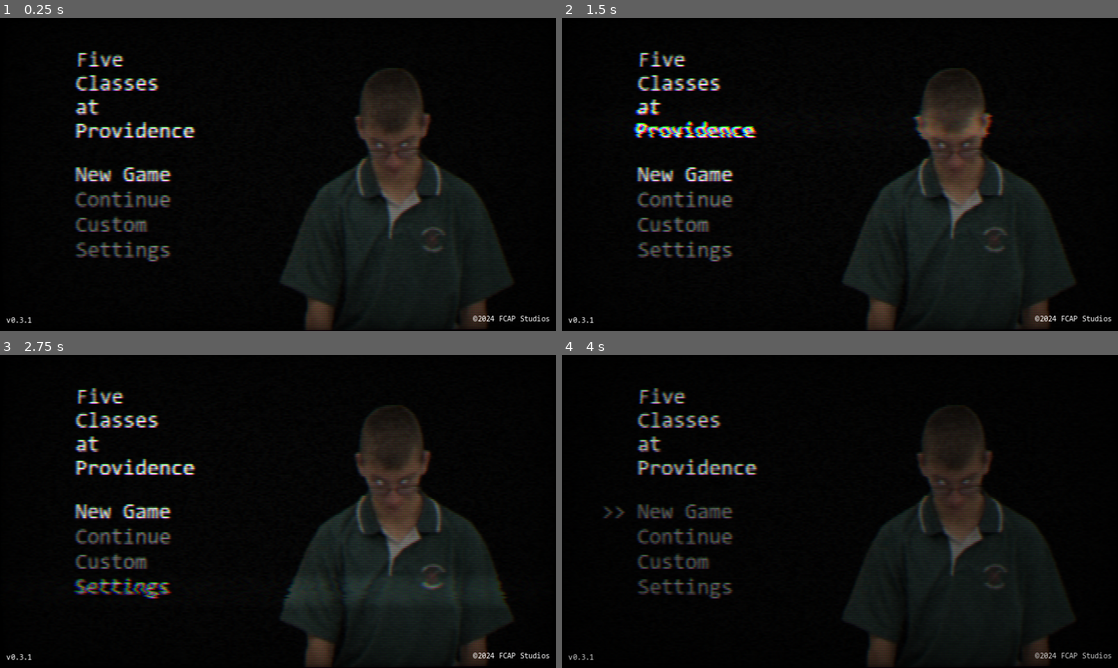
Above: before the commit, frames 1-4 (two rows, left to right).
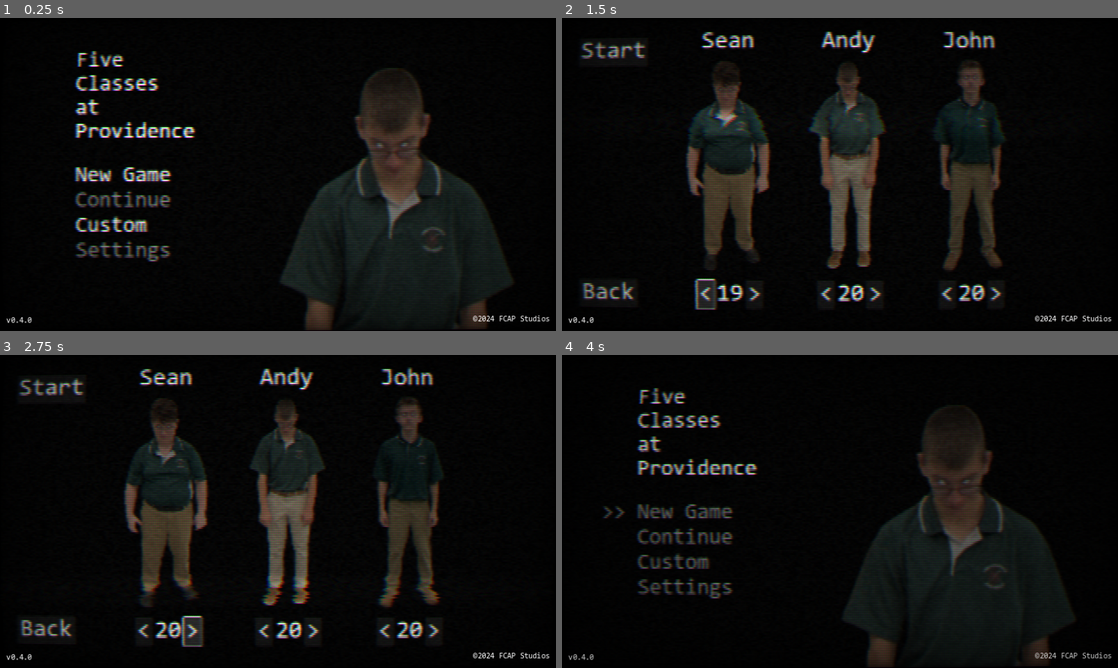
Above: after the commit, the same moments.

Repository: NMedvesky/fcap
Game: Godot game, scene res://scenes/main_menu.tscn
Same seed, same stepped clock (60 frames per second), same inputs: the game is played once before the commit and once after it.
Inputs (mouse positions are in pixels of both pictures, inside the frame that each line leads up to):
- Up to frame 1 (0.25 s): no input
- Up to frame 2 (1.5 s): click (684, 227) at 0.5 s, where only the run after the commit has a clickable "Custom"; click (706, 293) at 1.25 s, where only the run after the commit has a clickable "<"
- Up to frame 3 (2.75 s): click (194, 630) at 2 s, where only the run after the commit has a clickable ">"
- Up to frame 4 (4 s): click (606, 630) at 2.75 s, where only the run after the commit has a clickable "Back"; click "New Game" at 3.5 s

The runs differ from the first frame. In frame 1, 0.4% of the frame differs, in the area x 3-27%, y 63-98%; in frame 2, 29%; in frame 3, 30%, in the area x 3-93%, y 3-100%; in frame 4, less than 0.1%.

Commit message:
Added custom class mode

Diff:
--- a/project.godot
+++ b/project.godot
@@ -11,7 +11,7 @@
 [application]
 
 config/name="Five Classes at Providence"
-config/version="0.3.1"
+config/version="0.4.0"
 run/main_scene="res://scenes/main_menu.tscn"
 config/features=PackedStringArray("4.3", "GL Compatibility")
 run/max_fps=60
--- a/scenes/main_menu.tscn
+++ b/scenes/main_menu.tscn
@@ -1,10 +1,12 @@
-[gd_scene load_steps=11 format=3 uid="uid://cxhritgu733yp"]
+[gd_scene load_steps=13 format=3 uid="uid://cxhritgu733yp"]
 
 [ext_resource type="Script" path="res://scripts/main_menu.gd" id="1_egnvw"]
 [ext_resource type="Texture2D" uid="uid://fhwgvg6yel0e" path="res://assets/andy.png" id="2_vd2sy"]
 [ext_resource type="Texture2D" uid="uid://daysfys1j15is" path="res://assets/andy3.png" id="3_1nenl"]
 [ext_resource type="Shader" path="res://static_shader.gdshader" id="3_4vg7o"]
 [ext_resource type="Texture2D" uid="uid://dguimrjyk1tkc" path="res://assets/andy2.png" id="4_svbk6"]
+[ext_resource type="Texture2D" uid="uid://d2ywt8gvu5dy" path="res://assets/sean.png" id="5_kewlq"]
+[ext_resource type="Texture2D" uid="uid://ci55a6guqfakm" path="res://assets/john.png" id="6_adb2b"]
 [ext_resource type="FontFile" uid="uid://bbukuelexghp0" path="res://assets/Volter.ttf" id="6_axw02"]
 
 [sub_resource type="SpriteFrames" id="SpriteFrames_sdrxs"]
@@ -73,6 +75,7 @@
 texture = ExtResource("2_vd2sy")
 
 [node name="Title" type="Label" parent="Control"]
+unique_name_in_owner = true
 material = SubResource("ShaderMaterial_cunw1")
 layout_mode = 0
 offset_left = 157.0
@@ -85,7 +88,8 @@
 at
 Providence"
 
-[node name="VBoxContainer" type="VBoxContainer" parent="Control"]
+[node name="v_buttons" type="VBoxContainer" parent="Control"]
+unique_name_in_owner = true
 layout_mode = 0
 offset_left = 83.0
 offset_top = 304.0
@@ -93,7 +97,7 @@
 offset_bottom = 503.0
 theme_override_constants/separation = 5
 
-[node name="new_game" type="Button" parent="Control/VBoxContainer"]
+[node name="new_game" type="Button" parent="Control/v_buttons"]
 unique_name_in_owner = true
 layout_mode = 2
 theme_override_colors/font_hover_color = Color(1, 1, 1, 1)
@@ -112,7 +116,7 @@
 text = "   New Game"
 alignment = 0
 
-[node name="continue_game" type="Button" parent="Control/VBoxContainer"]
+[node name="continue_game" type="Button" parent="Control/v_buttons"]
 unique_name_in_owner = true
 layout_mode = 2
 theme_override_colors/font_hover_color = Color(1, 1, 1, 1)
@@ -132,7 +136,7 @@
 text = "   Continue"
 alignment = 0
 
-[node name="custom_game" type="Button" parent="Control/VBoxContainer"]
+[node name="custom_game" type="Button" parent="Control/v_buttons"]
 unique_name_in_owner = true
 layout_mode = 2
 theme_override_colors/font_hover_color = Color(1, 1, 1, 1)
@@ -148,11 +152,10 @@
 theme_override_styles/pressed = SubResource("StyleBoxEmpty_rmvww")
 theme_override_styles/normal_mirrored = SubResource("StyleBoxEmpty_rmvww")
 theme_override_styles/normal = SubResource("StyleBoxEmpty_rmvww")
-disabled = true
 text = "   Custom"
 alignment = 0
 
-[node name="settings" type="Button" parent="Control/VBoxContainer"]
+[node name="settings" type="Button" parent="Control/v_buttons"]
 unique_name_in_owner = true
 layout_mode = 2
 theme_override_colors/font_hover_color = Color(1, 1, 1, 1)
@@ -172,6 +175,173 @@
 text = "   Settings"
 alignment = 0
 
+[node name="CustomGameMenu" type="Control" parent="Control"]
+unique_name_in_owner = true
+visible = false
+anchors_preset = 0
+offset_right = 40.0
+offset_bottom = 40.0
+
+[node name="HBoxContainer" type="HBoxContainer" parent="Control/CustomGameMenu"]
+layout_mode = 1
+anchors_preset = 15
+anchor_right = 1.0
+anchor_bottom = 1.0
+offset_left = 576.0
+offset_top = 324.0
+offset_right = 576.0
+offset_bottom = 324.0
+grow_horizontal = 2
+grow_vertical = 2
+theme_override_constants/separation = 250
+
+[node name="Sean" type="Control" parent="Control/CustomGameMenu/HBoxContainer"]
+layout_mode = 2
+
+[node name="StudentName" type="Label" parent="Control/CustomGameMenu/HBoxContainer/Sean"]
+layout_mode = 0
+offset_left = -57.0
+offset_top = -300.0
+offset_right = 53.0
+offset_bottom = -249.0
+theme_override_font_sizes/font_size = 50
+text = "Sean"
+
+[node name="Sean" type="Sprite2D" parent="Control/CustomGameMenu/HBoxContainer/Sean"]
+modulate = Color(1, 1, 1, 0.345098)
+position = Vector2(0, -18)
+scale = Vector2(0.815218, 0.815218)
+texture = ExtResource("5_kewlq")
+
+[node name="HBoxContainer" type="HBoxContainer" parent="Control/CustomGameMenu/HBoxContainer/Sean"]
+layout_mode = 0
+offset_left = -66.0
+offset_top = 219.0
+offset_right = 69.0
+offset_bottom = 278.0
+theme_override_constants/separation = 5
+
+[node name="Decrease" type="Button" parent="Control/CustomGameMenu/HBoxContainer/Sean/HBoxContainer"]
+layout_mode = 2
+theme_override_font_sizes/font_size = 50
+text = "<"
+
+[node name="SeanLevel" type="Label" parent="Control/CustomGameMenu/HBoxContainer/Sean/HBoxContainer"]
+unique_name_in_owner = true
+layout_mode = 2
+theme_override_font_sizes/font_size = 50
+text = "20"
+horizontal_alignment = 1
+
+[node name="Increase" type="Button" parent="Control/CustomGameMenu/HBoxContainer/Sean/HBoxContainer"]
+layout_mode = 2
+theme_override_font_sizes/font_size = 50
+text = ">"
+
+[node name="Andy" type="Control" parent="Control/CustomGameMenu/HBoxContainer"]
+layout_mode = 2
+
+[node name="StudentName" type="Label" parent="Control/CustomGameMenu/HBoxContainer/Andy"]
+layout_mode = 0
+offset_left = -57.0
+offset_top = -300.0
+offset_right = 53.0
+offset_bottom = -249.0
+theme_override_font_sizes/font_size = 50
+text = "Andy"
+
+[node name="Andy2" type="Sprite2D" parent="Control/CustomGameMenu/HBoxContainer/Andy"]
+modulate = Color(1, 1, 1, 0.345098)
+position = Vector2(0, -18)
+scale = Vector2(0.815218, 0.815218)
+texture = ExtResource("2_vd2sy")
+
+[node name="HBoxContainer" type="HBoxContainer" parent="Control/CustomGameMenu/HBoxContainer/Andy"]
+layout_mode = 0
+offset_left = -66.0
+offset_top = 219.0
+offset_right = 69.0
+offset_bottom = 278.0
+theme_override_constants/separation = 5
+
+[node name="Decrease" type="Button" parent="Control/CustomGameMenu/HBoxContainer/Andy/HBoxContainer"]
+layout_mode = 2
+theme_override_font_sizes/font_size = 50
+text = "<"
+
+[node name="AndyLevel" type="Label" parent="Control/CustomGameMenu/HBoxContainer/Andy/HBoxContainer"]
+unique_name_in_owner = true
+layout_mode = 2
+theme_override_font_sizes/font_size = 50
+text = "20"
+horizontal_alignment = 1
+
+[node name="Increase" type="Button" parent="Control/CustomGameMenu/HBoxContainer/Andy/HBoxContainer"]
+layout_mode = 2
+theme_override_font_sizes/font_size = 50
+text = ">"
+
+[node name="John" type="Control" parent="Control/CustomGameMenu/HBoxContainer"]
+layout_mode = 2
+
+[node name="StudentName" type="Label" parent="Control/CustomGameMenu/HBoxContainer/John"]
+layout_mode = 0
+offset_left = -57.0
+offset_top = -300.0
+offset_right = 53.0
+offset_bottom = -249.0
+theme_override_font_sizes/font_size = 50
+text = "John"
+
+[node name="John" type="Sprite2D" parent="Control/CustomGameMenu/HBoxContainer/John"]
+modulate = Color(1, 1, 1, 0.345098)
+position = Vector2(0, -18)
+scale = Vector2(0.815218, 0.815218)
+texture = ExtResource("6_adb2b")
+
+[node name="HBoxContainer" type="HBoxContainer" parent="Control/CustomGameMenu/HBoxContainer/John"]
+layout_mode = 0
+offset_left = -66.0
+offset_top = 219.0
+offset_right = 69.0
+offset_bottom = 278.0
+theme_override_constants/separation = 5
+
+[node name="Decrease" type="Button" parent="Control/CustomGameMenu/HBoxContainer/John/HBoxContainer"]
+layout_mode = 2
+theme_override_font_sizes/font_size = 50
+text = "<"
+
+[node name="JohnLevel" type="Label" parent="Control/CustomGameMenu/HBoxContainer/John/HBoxContainer"]
+unique_name_in_owner = true
+layout_mode = 2
+theme_override_font_sizes/font_size = 50
+text = "20"
+horizontal_alignment = 1
+
+[node name="Increase" type="Button" parent="Control/CustomGameMenu/HBoxContainer/John/HBoxContainer"]
+layout_mode = 2
+theme_override_font_sizes/font_size = 50
+text = ">"
+
+[node name="BackButton" type="Button" parent="Control/CustomGameMenu"]
+layout_mode = 0
+offset_left = 31.0
+offset_top = 542.0
+offset_right = 156.0
+offset_bottom = 601.0
+theme_override_font_sizes/font_size = 50
+text = "Back"
+
+[node name="StartButton" type="Button" parent="Control/CustomGameMenu"]
+layout_mode = 0
+offset_left = 31.0
+offset_top = 39.0
+offset_right = 176.0
+offset_bottom = 98.0
+theme_override_font_sizes/font_size = 50
+text = "Start"
+
 [node name="Static" type="ColorRect" parent="Control"]
 material = SubResource("ShaderMaterial_bu1cd")
 layout_mode = 0
@@ -190,7 +360,7 @@
 offset_right = 57.0
 offset_bottom = 636.0
 grow_vertical = 0
-text = "v0.3.1"
+text = "v0.4.0"
 vertical_alignment = 2
 
 [node name="copyright" type="Label" parent="Control"]
@@ -246,13 +416,22 @@
 [node name="AndyTimer" type="Timer" parent="."]
 autostart = true
 
-[connection signal="mouse_entered" from="Control/VBoxContainer/new_game" to="." method="_on_new_game_mouse_entered"]
-[connection signal="mouse_exited" from="Control/VBoxContainer/new_game" to="." method="_on_new_game_mouse_exited"]
-[connection signal="pressed" from="Control/VBoxContainer/new_game" to="." method="_on_new_game_pressed"]
-[connection signal="mouse_entered" from="Control/VBoxContainer/continue_game" to="." method="_on_continue_game_mouse_entered"]
-[connection signal="mouse_exited" from="Control/VBoxContainer/continue_game" to="." method="_on_continue_game_mouse_exited"]
-[connection signal="mouse_entered" from="Control/VBoxContainer/custom_game" to="." method="_on_custom_game_mouse_entered"]
-[connection signal="mouse_exited" from="Control/VBoxContainer/custom_game" to="." method="_on_custom_game_mouse_exited"]
-[connection signal="mouse_entered" from="Control/VBoxContainer/settings" to="." method="_on_settings_mouse_entered"]
-[connection signal="mouse_exited" from="Control/VBoxContainer/settings" to="." method="_on_settings_mouse_exited"]
+[connection signal="mouse_entered" from="Control/v_buttons/new_game" to="." method="_on_new_game_mouse_entered"]
+[connection signal="mouse_exited" from="Control/v_buttons/new_game" to="." method="_on_new_game_mouse_exited"]
+[connection signal="pressed" from="Control/v_buttons/new_game" to="." method="_on_new_game_pressed"]
+[connection signal="mouse_entered" from="Control/v_buttons/continue_game" to="." method="_on_continue_game_mouse_entered"]
+[connection signal="mouse_exited" from="Control/v_buttons/continue_game" to="." method="_on_continue_game_mouse_exited"]
+[connection signal="mouse_entered" from="Control/v_buttons/custom_game" to="." method="_on_custom_game_mouse_entered"]
+[connection signal="mouse_exited" from="Control/v_buttons/custom_game" to="." method="_on_custom_game_mouse_exited"]
+[connection signal="pressed" from="Control/v_buttons/custom_game" to="." method="_on_custom_game_pressed"]
+[connection signal="mouse_entered" from="Control/v_buttons/settings" to="." method="_on_settings_mouse_entered"]
+[connection signal="mouse_exited" from="Control/v_buttons/settings" to="." method="_on_settings_mouse_exited"]
+[connection signal="pressed" from="Control/CustomGameMenu/HBoxContainer/Sean/HBoxContainer/Decrease" to="." method="_on_decrease_sean_pressed"]
+[connection signal="pressed" from="Control/CustomGameMenu/HBoxContainer/Sean/HBoxContainer/Increase" to="." method="_on_increase_sean_pressed"]
+[connection signal="pressed" from="Control/CustomGameMenu/HBoxContainer/Andy/HBoxContainer/Decrease" to="." method="_on_decrease_andy_pressed"]
+[connection signal="pressed" from="Control/CustomGameMenu/HBoxContainer/Andy/HBoxContainer/Increase" to="." method="_on_increase_andy_pressed"]
+[connection signal="pressed" from="Control/CustomGameMenu/HBoxContainer/John/HBoxContainer/Decrease" to="." method="_on_decrease_john_pressed"]
+[connection signal="pressed" from="Control/CustomGameMenu/HBoxContainer/John/HBoxContainer/Increase" to="." method="_on_increase_john_pressed"]
+[connection signal="pressed" from="Control/CustomGameMenu/BackButton" to="." method="_on_back_button_custom_pressed"]
+[connection signal="pressed" from="Control/CustomGameMenu/StartButton" to="." method="_on_start_button_custom_pressed"]
 [connection signal="timeout" from="AndyTimer" to="." method="_on_andy_timer_timeout"]
--- a/scripts/main_menu.gd
+++ b/scripts/main_menu.gd
@@ -2,6 +2,9 @@
 
 func wait(seconds):
     await get_tree().create_timer(seconds).timeout
+
+func _ready():
+    update_custom_menu()
 
 func _on_andy_timer_timeout():
     if randf() <= 0.6:
@@ -31,6 +34,8 @@
     Students.sean.init(root)
     Students.john.init(root)
     SceneSwitcher.switch_scene("res://scenes/office.tscn")
+
+
 
 ### Hover selection arrows >>
 func add_selection_arrows(button):
@@ -64,3 +69,73 @@
 
 func _on_settings_mouse_exited():
     remove_selection_arrows(%settings)
+
+
+
+
+
+var andy_level = 20
+var sean_level = 20
+var john_level = 20
+
+func update_custom_menu():
+    %AndyLevel.text = str(andy_level)
+    %SeanLevel.text = str(sean_level)
+    %JohnLevel.text = str(john_level)
+
+func _on_increase_andy_pressed():
+    andy_level += 1
+    andy_level = clamp(andy_level, 0, 20)
+    update_custom_menu()
+
+func _on_decrease_andy_pressed():
+    andy_level -= 1
+    andy_level = clamp(andy_level, 0, 20)
+    update_custom_menu()
+
+func _on_increase_sean_pressed():
+    sean_level += 1
+    sean_level = clamp(sean_level, 0, 20)
+    update_custom_menu()
+
+func _on_decrease_sean_pressed():
+    sean_level -= 1
+    sean_level = clamp(sean_level, 0, 20)
+    update_custom_menu()
+
+func _on_increase_john_pressed():
+    john_level += 1
+    john_level = clamp(john_level, 0, 20)
+    update_custom_menu()
+
+func _on_decrease_john_pressed():
+    john_level -= 1
+    john_level = clamp(john_level, 0, 20)
+    update_custom_menu()
+
+
+func _on_custom_game_pressed():
+    %AndyAnim.visible = false
+    %Title.visible = false
+    %v_buttons.visible = false
+
+    %CustomGameMenu.visible = true
+
+func _on_back_button_custom_pressed():
+    %AndyAnim.visible = true
+    %Title.visible = true
+    %v_buttons.visible = true
+
+    %CustomGameMenu.visible = false
+
+
+func _on_start_button_custom_pressed():
+    Students.andy.update_level(andy_level)
+    Students.sean.update_level(sean_level)
+    Students.john.update_level(john_level)
+
+    var root = get_tree().get_root()
+    Students.andy.init(root)
+    Students.sean.init(root)
+    Students.john.init(root)
+    SceneSwitcher.switch_scene("res://scenes/office.tscn")
